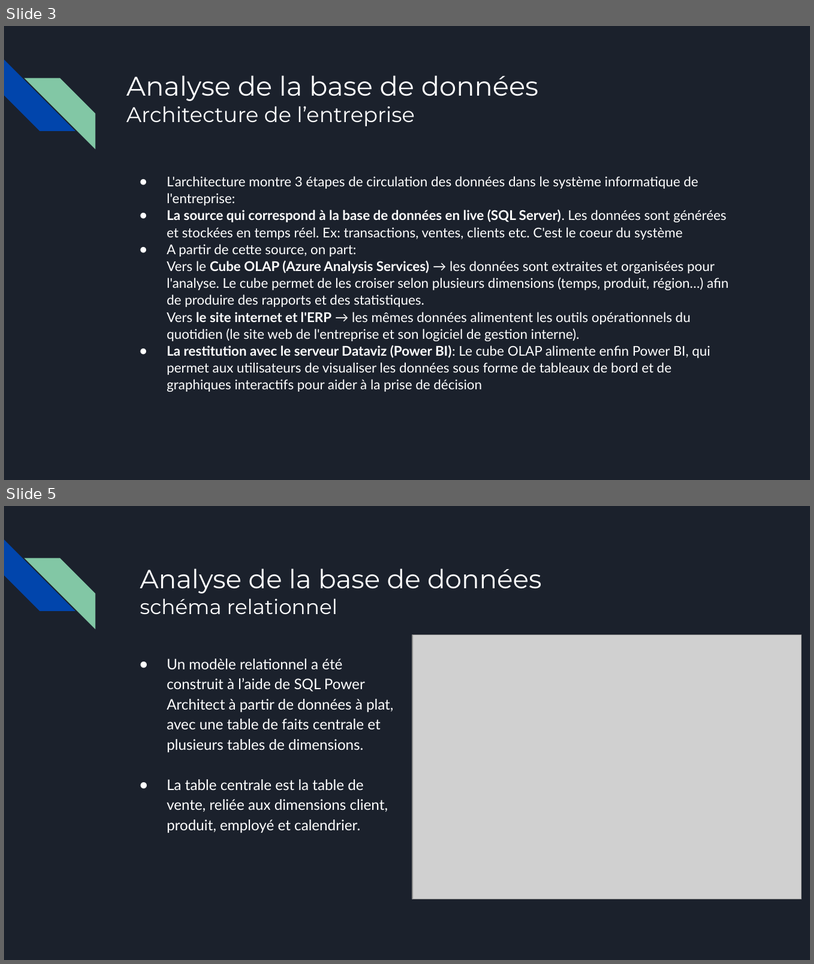
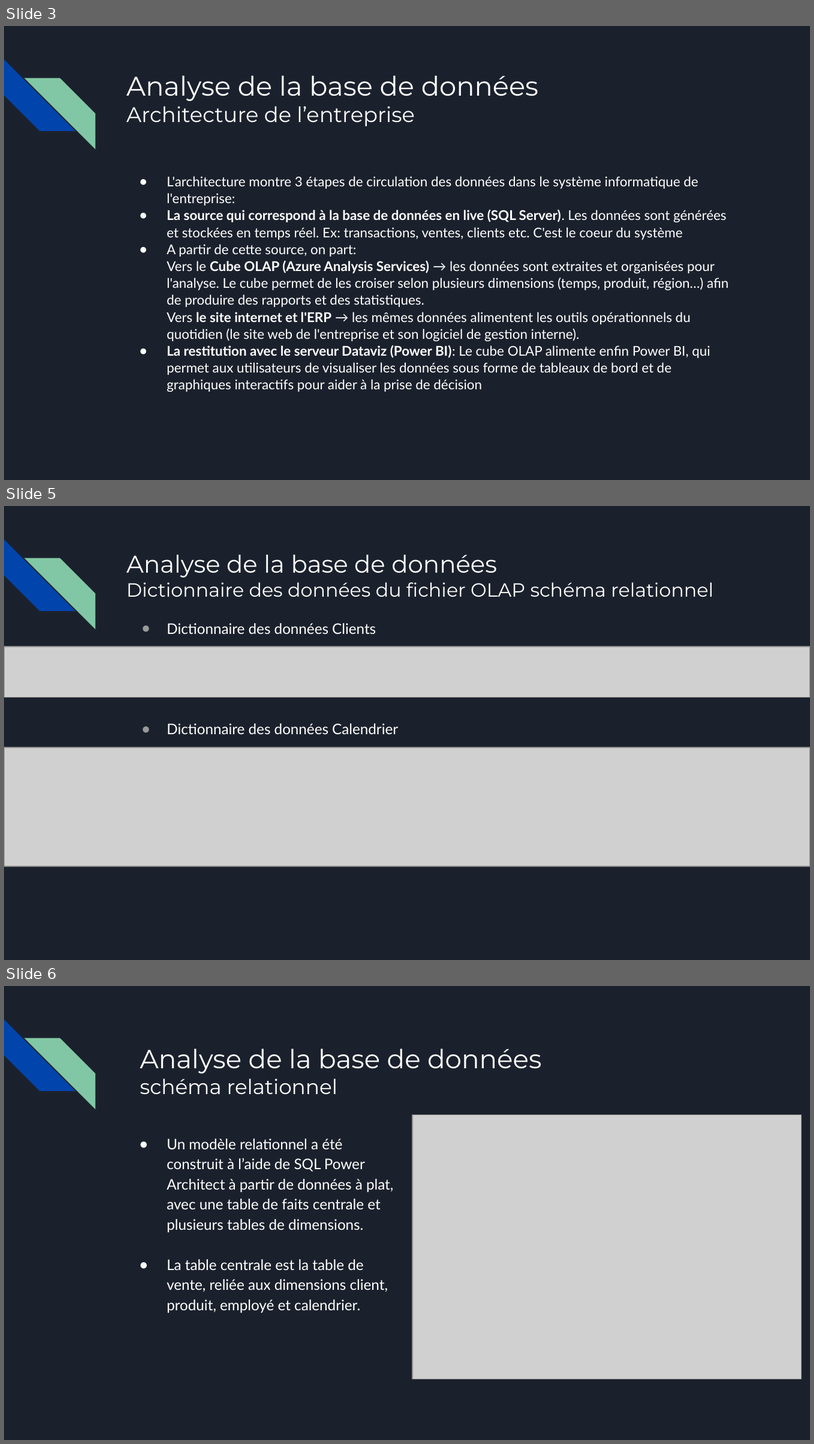
Before and after one commit to Sebules/Project_4_OpenClassrooms_Data_Engineer, a slide deck: presentation_sebastien_ulesie.pptx. Shown one above the other, each under a label of ours: slides 3 and 5 before the commit, slides 3, 5 and 6 after it; the slides between them are not shown. The pictures are 814x964 and 814x1444 pixels, drawn with LibreOffice and Linux fonts; fonts in the diff are those of the drawing; grey boxes stand for pictures. Boxes give left, top, right and bottom in pixels: in the first picture for what was removed or moved away, otherwise in the second. Text is boxed around its words. In the diff, an @@ line names an element or a change of style, - is before the commit and + after.

```diff
--- a/presentation_sebastien_ulesie.pptx
+++ b/presentation_sebastien_ulesie.pptx
@@ slide 5 added at (4,506,810,960), background #1B212C; not listed: 2 template elements that a slide beside it also shows @@
@@ title added at (126,555,714,597), 17 pt, text #FFFFFF @@
+Analyse de la base de données
+Dictionnaire des données du fichier OLAP schéma relationnel
@@ text added at (167,623,398,734), 13 pt, text #FFFFFF @@
+● Dictionnaire des données Clients
+● Dictionnaire des données Calendrier
@@ picture added at (4,646,810,697) @@
@@ picture added at (4,747,810,865) @@
@@ what was slide 5 is now slide 6 @@
```
Also in this commit, not shown: 3 slides changed.
